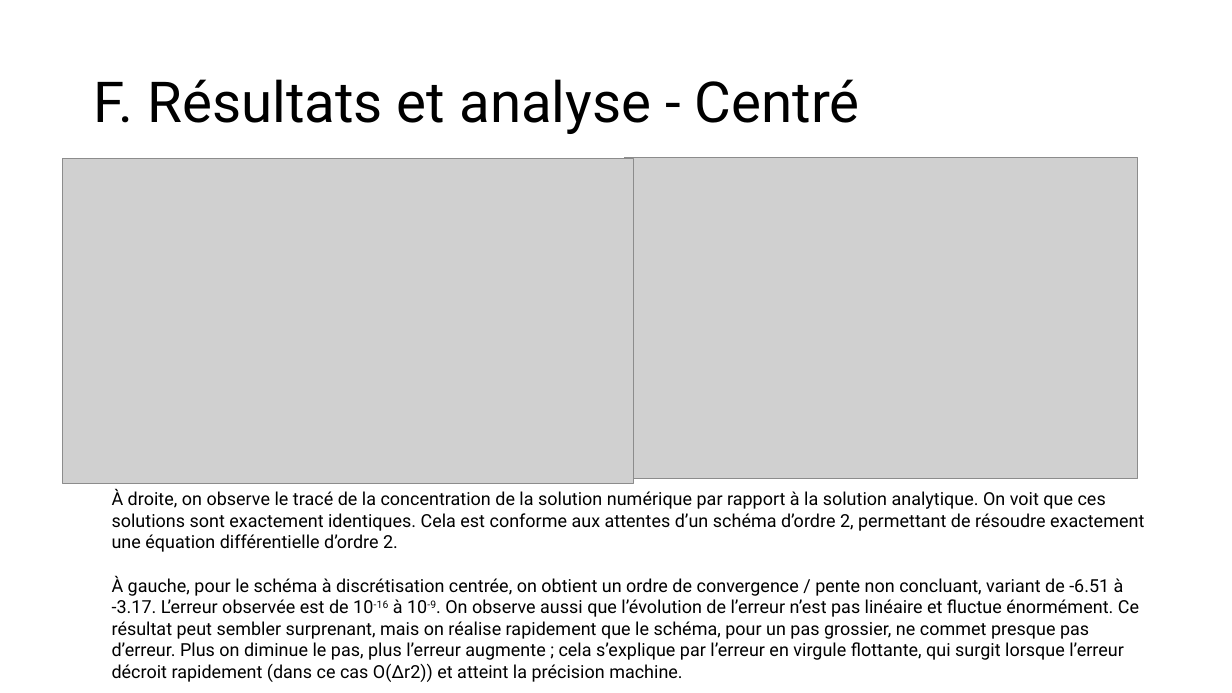
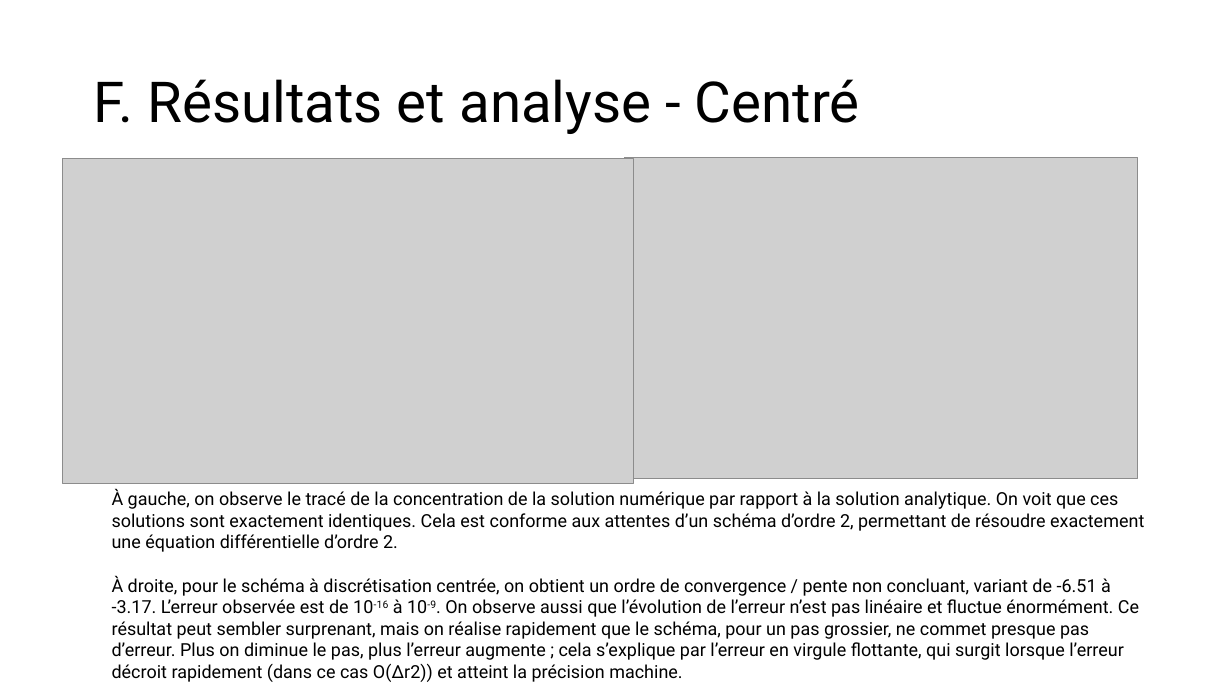
Before and after one commit to antoine-pt/MEC8211, a slide deck: slide 9 of MEC8211-Devoir1.pptx. Drawn at 1232x693 pixels with LibreOffice and Linux fonts; fonts in the diff are those of the drawing; grey boxes stand for pictures. Boxes give left, top, right and bottom in pixels: in the first picture for what was removed or moved away, otherwise in the second. Text is boxed around its words. In the diff, an @@ line names an element or a change of style, - is before the commit and + after.

```diff
--- a/MEC8211-Devoir1.pptx
+++ b/MEC8211-Devoir1.pptx
@@ text at bbox=[112, 489, 1144, 682]: text changed @@
-À droite, on observe le tracé de la concentration de la solution numérique par rapport à la solution analytique. On voit que ces solutions sont exactement identiques. Cela est conforme aux attentes d’un schéma d’ordre 2, permettant de résoudre exactement une équation différentielle d’ordre 2.
-À gauche, pour le schéma à discrétisation centrée, on obtient un ordre de convergence / pente non concluant, variant de -6.51 à -3.17. L’erreur observée est de 10-16 à 10-9. On observe aussi que l’évolution de l’erreur n’est pas linéaire et fluctue énormément. Ce résultat peut sembler surprenant, mais on réalise rapidement que le schéma, pour un pas grossier, ne commet presque pas d’erreur. Plus on diminue le pas, plus l’erreur augmente ; cela s’explique par l’erreur en virgule flottante, qui surgit lorsque l’erreur décroit rapidement (dans ce cas O(Δr2)) et atteint la précision machine.
+À gauche, on observe le tracé de la concentration de la solution numérique par rapport à la solution analytique. On voit que ces solutions sont exactement identiques. Cela est conforme aux attentes d’un schéma d’ordre 2, permettant de résoudre exactement une équation différentielle d’ordre 2.
+À droite, pour le schéma à discrétisation centrée, on obtient un ordre de convergence / pente non concluant, variant de -6.51 à -3.17. L’erreur observée est de 10-16 à 10-9. On observe aussi que l’évolution de l’erreur n’est pas linéaire et fluctue énormément. Ce résultat peut sembler surprenant, mais on réalise rapidement que le schéma, pour un pas grossier, ne commet presque pas d’erreur. Plus on diminue le pas, plus l’erreur augmente ; cela s’explique par l’erreur en virgule flottante, qui surgit lorsque l’erreur décroit rapidement (dans ce cas O(Δr2)) et atteint la précision machine.
```
Also in this commit, not shown: 1 other slide changed.
